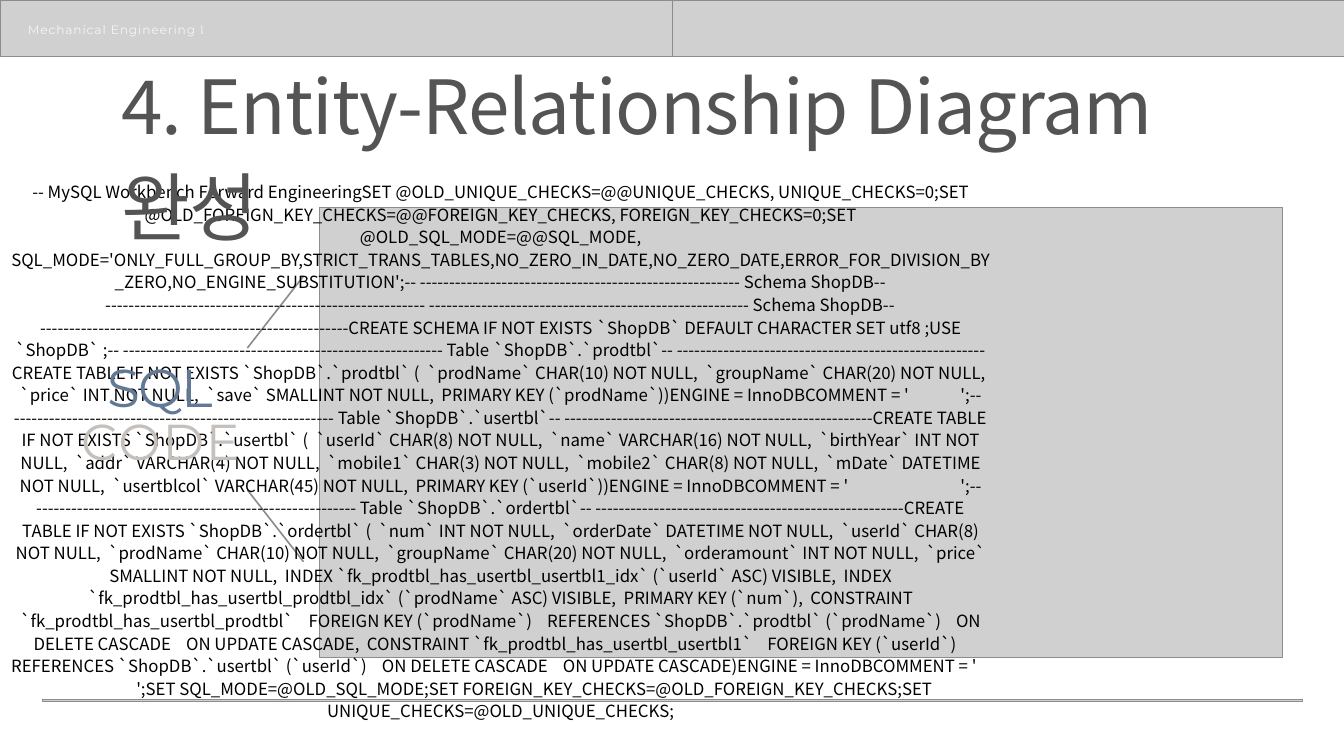
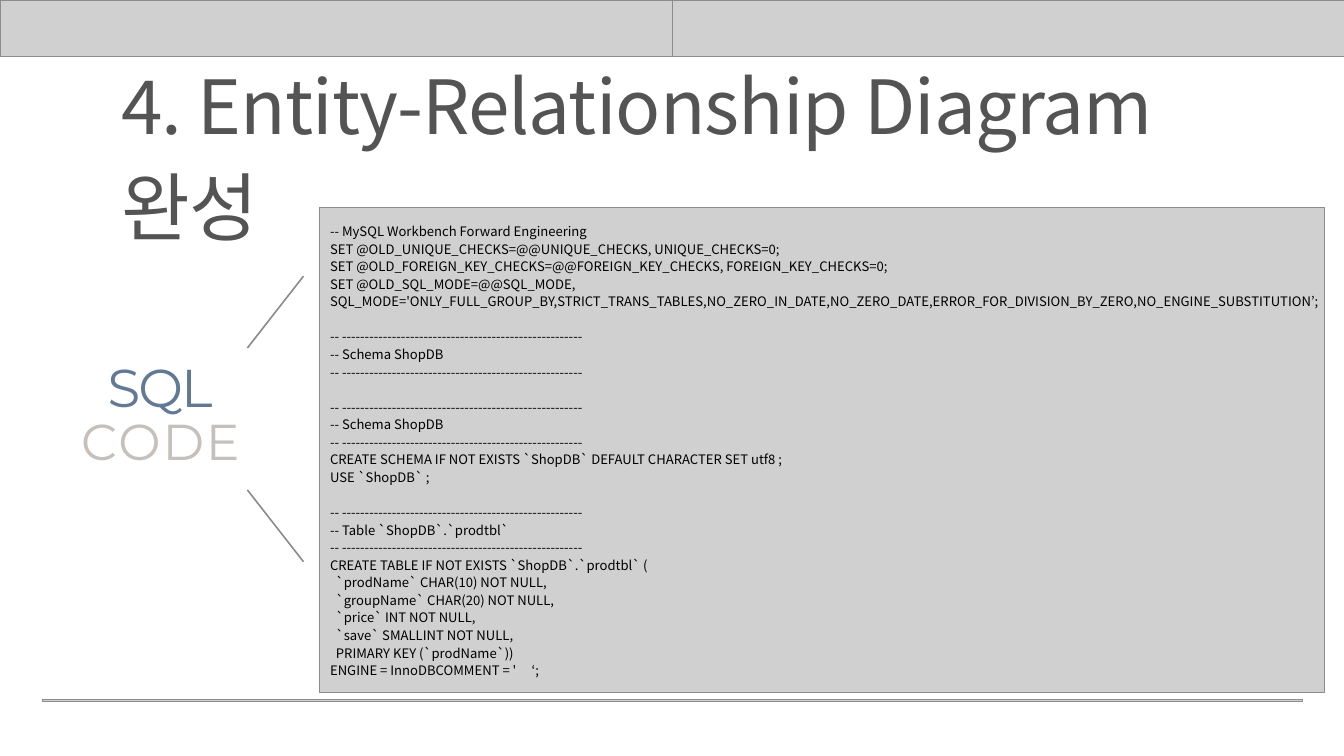
Before and after one commit to rombird/LEELEELIM, a slide deck: slide 24 of 응용SW기초기술활용.pptx (slide 22 before the commit). Drawn at 1344x756 pixels with LibreOffice and Linux fonts; fonts in the diff are those of the drawing; grey boxes stand for pictures; background and template pictures are left out. Boxes give left, top, right and bottom in pixels: in the first picture for what was removed or moved away, otherwise in the second. Text is boxed around its words. In the diff, an @@ line names an element or a change of style, - is before the commit and + after.

```diff
--- a/응용SW기초기술활용.pptx
+++ b/응용SW기초기술활용.pptx
@@ text removed at box(28, 21, 195, 38) @@
-Mechanical Engineering Lab
@@ picture: place and size @@
-picture at box(319, 207, 1282, 657)
+picture at box(319, 207, 1325, 692)
@@ text at box(330, 225, 1318, 675): text changed; size 18 to 14 pt @@
--- MySQL Workbench Forward EngineeringSET @OLD_UNIQUE_CHECKS=@@UNIQUE_CHECKS, UNIQUE_CHECKS=0;SET @OLD_FOREIGN_KEY_CHECKS=@@FOREIGN_KEY_CHECKS, FOREIGN_KEY_CHECKS=0;SET @OLD_SQL_MODE=@@SQL_MODE, SQL_MODE='ONLY_FULL_GROUP_BY,STRICT_TRANS_TABLES,NO_ZERO_IN_DATE,NO_ZERO_DATE,ERROR_FOR_DIVISION_BY_ZERO,NO_ENGINE_SUBSTITUTION';-- ------------------------------------------------------- Schema ShopDB-- ------------------------------------------------------- ------------------------------------------------------- Schema ShopDB-- -----------------------------------------------------CREATE SCHEMA IF NOT EXISTS `ShopDB` DEFAULT CHARACTER SET utf8 ;USE `ShopDB` ;-- ------------------------------------------------------- Table `ShopDB`.`prodtbl`-- -----------------------------------------------------CREATE TABLE IF NOT EXISTS `ShopDB`.`prodtbl` ( `prodName` CHAR(10) NOT NULL, `groupName` CHAR(20) NOT NULL, `price` INT NOT NULL, `save` SMALLINT NOT NULL, PRIMARY KEY (`prodName`))ENGINE = InnoDBCOMMENT = ' ';-- ------------------------------------------------------- Table `ShopDB`.`usertbl`-- -----------------------------------------------------CREATE TABLE IF NOT EXISTS `ShopDB`.`usertbl` ( `userId` CHAR(8) NOT NULL, `name` VARCHAR(16) NOT NULL, `birthYear` INT NOT NULL, `addr` VARCHAR(4) NOT NULL, `mobile1` CHAR(3) NOT NULL, `mobile2` CHAR(8) NOT NULL, `mDate` DATETIME NOT NULL, `usertblcol` VARCHAR(45) NOT NULL, PRIMARY KEY (`userId`))ENGINE = InnoDBCOMMENT = ' ';-- ------------------------------------------------------- Table `ShopDB`.`ordertbl`-- -----------------------------------------------------CREATE TABLE IF NOT EXISTS `ShopDB`.`ordertbl` ( `num` INT NOT NULL, `orderDate` DATETIME NOT NULL, `userId` CHAR(8) NOT NULL, `prodName` CHAR(10) NOT NULL, `groupName` CHAR(20) NOT NULL, `orderamount` INT NOT NULL, `price` SMALLINT NOT NULL, INDEX `fk_prodtbl_has_usertbl_usertbl1_idx` (`userId` ASC) VISIBLE, INDEX `fk_prodtbl_has_usertbl_prodtbl_idx` (`prodName` ASC) VISIBLE, PRIMARY KEY (`num`), CONSTRAINT `fk_prodtbl_has_usertbl_prodtbl` FOREIGN KEY (`prodName`) REFERENCES `ShopDB`.`prodtbl` (`prodName`) ON DELETE CASCADE ON UPDATE CASCADE, CONSTRAINT `fk_prodtbl_has_usertbl_usertbl1` FOREIGN KEY (`userId`) REFERENCES `ShopDB`.`usertbl` (`userId`) ON DELETE CASCADE ON UPDATE CASCADE)ENGINE = InnoDBCOMMENT = ' ';SET SQL_MODE=@OLD_SQL_MODE;SET FOREIGN_KEY_CHECKS=@OLD_FOREIGN_KEY_CHECKS;SET UNIQUE_CHECKS=@OLD_UNIQUE_CHECKS;
+-- MySQL Workbench Forward Engineering
+SET @OLD_UNIQUE_CHECKS=@@UNIQUE_CHECKS, UNIQUE_CHECKS=0;
+SET @OLD_FOREIGN_KEY_CHECKS=@@FOREIGN_KEY_CHECKS, FOREIGN_KEY_CHECKS=0;
+SET @OLD_SQL_MODE=@@SQL_MODE, SQL_MODE='ONLY_FULL_GROUP_BY,STRICT_TRANS_TABLES,NO_ZERO_IN_DATE,NO_ZERO_DATE,ERROR_FOR_DIVISION_BY_ZERO,NO_ENGINE_SUBSTITUTION’;
+-- -----------------------------------------------------
+-- Schema ShopDB
+-- -----------------------------------------------------
+-- -----------------------------------------------------
+-- Schema ShopDB
+-- -----------------------------------------------------
+CREATE SCHEMA IF NOT EXISTS `ShopDB` DEFAULT CHARACTER SET utf8 ;
+USE `ShopDB` ;
+-- -----------------------------------------------------
+-- Table `ShopDB`.`prodtbl`
+-- -----------------------------------------------------
+CREATE TABLE IF NOT EXISTS `ShopDB`.`prodtbl` (
+`prodName` CHAR(10) NOT NULL,
+`groupName` CHAR(20) NOT NULL,
+`price` INT NOT NULL,
+`save` SMALLINT NOT NULL,
+PRIMARY KEY (`prodName`))
+ENGINE = InnoDBCOMMENT = ' ‘;
```
Also in this commit, not shown: 9 other slides changed, 2 slides added, 1 other file.
